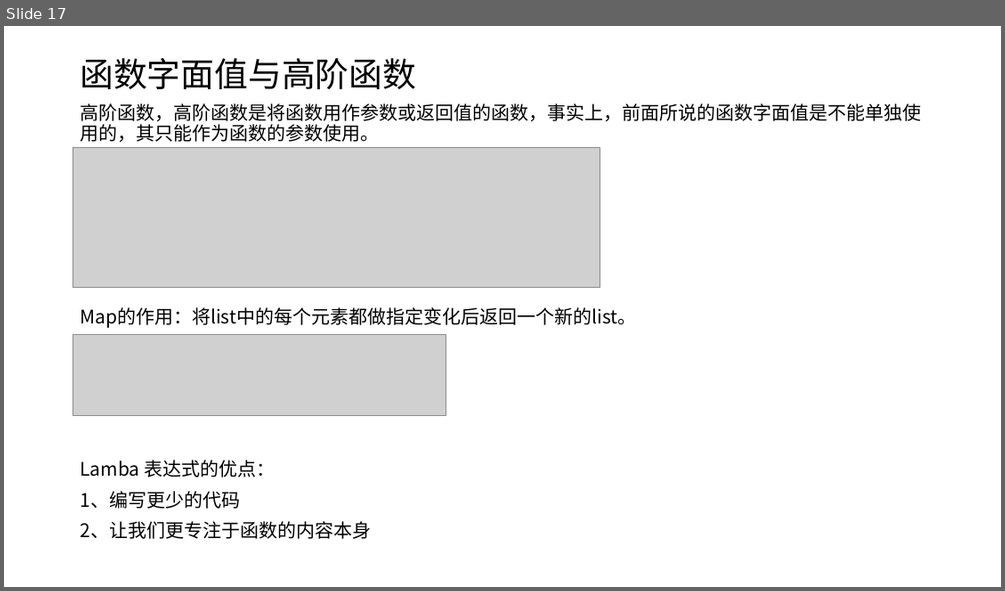
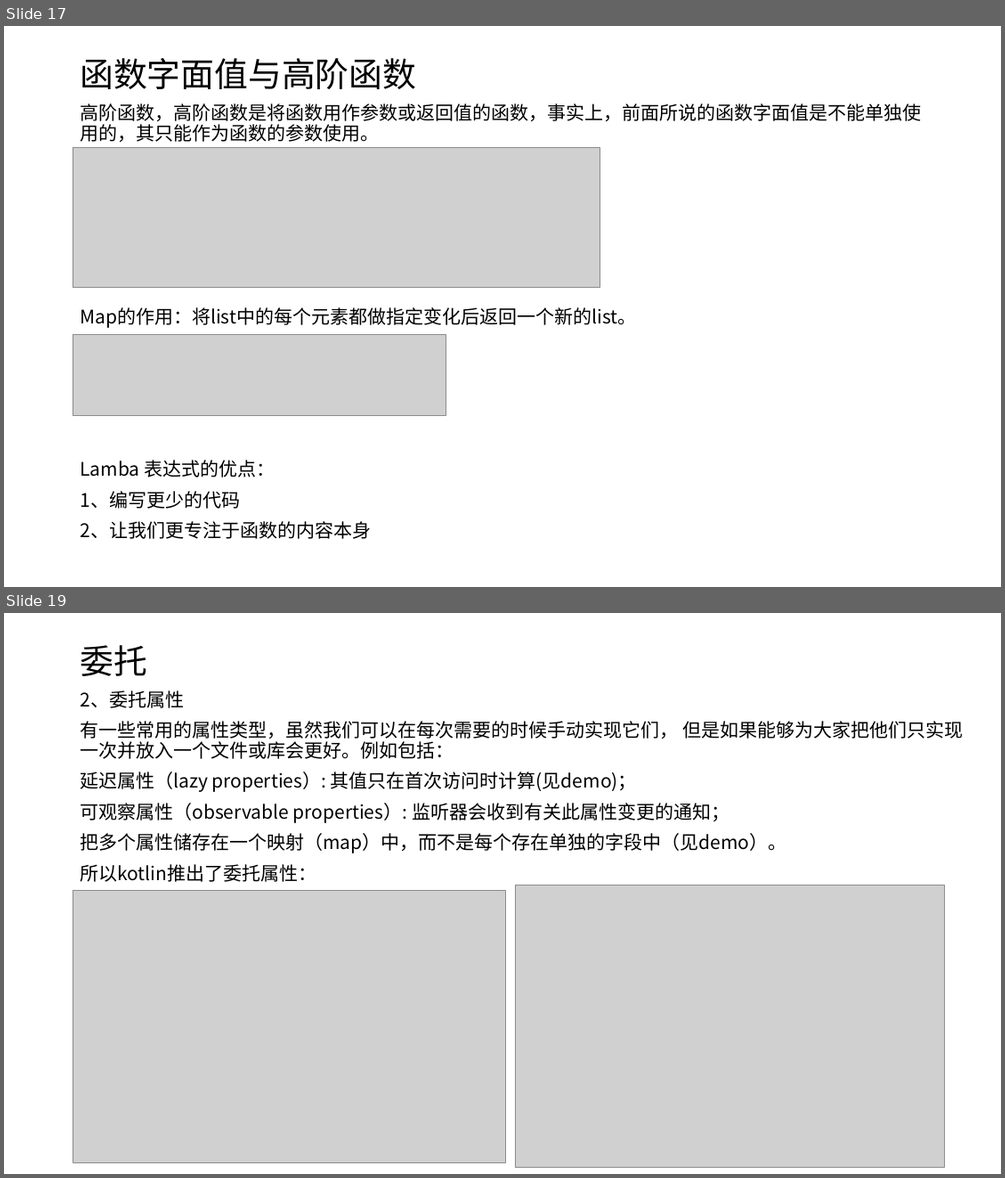
Before and after one commit to shenbibo/KotlinWeather, a slide deck: docs/初探kotlin.pptx. Shown one above the other, each under a label of ours: slide 17 before the commit, slides 17 and 19 after it; the slides between them are not shown. The pictures are 1005x591 and 1005x1178 pixels, drawn with LibreOffice and Linux fonts; fonts in the diff are those of the drawing; grey boxes stand for pictures. Boxes give left, top, right and bottom in pixels: in the first picture for what was removed or moved away, otherwise in the second. Text is boxed around its words. In the diff, an @@ line names an element or a change of style, - is before the commit and + after.

```diff
--- a/docs/初探kotlin.pptx
+++ b/docs/初探kotlin.pptx
@@ slide 19 added at (4,613,1001,1174), background #FFFFFF @@
@@ title added at (80,645,147,676), 32.4 pt, text #000000 @@
+委托
@@ text added at (80,690,963,882), 18 pt, text #000000 @@
+2、委托属性
+有一些常用的属性类型，虽然我们可以在每次需要的时候手动实现它们， 但是如果能够为大家把他们只实现一次并放入一个文件或库会更好。例如包括：
+延迟属性（lazy properties）: 其值只在首次访问时计算(见demo)；
+可观察属性（observable properties）: 监听器会收到有关此属性变更的通知；
+把多个属性储存在一个映射（map）中，而不是每个存在单独的字段中（见demo）。
+所以kotlin推出了委托属性：
@@ picture added at (73,891,506,1163) @@
@@ picture added at (515,885,945,1167) @@
```
Also in this commit, not shown: 1 slide changed, 3 other slides added, 3 other files.
